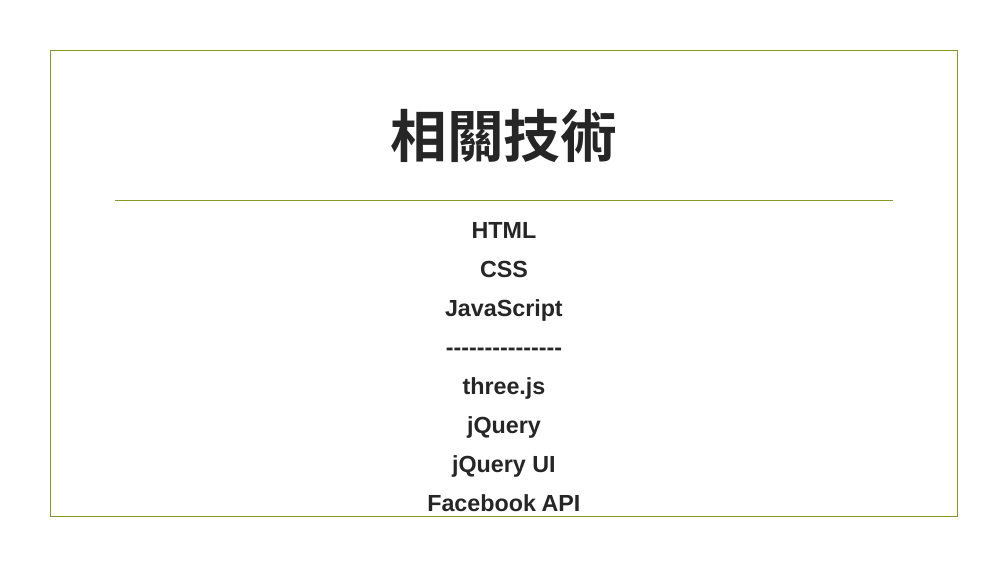
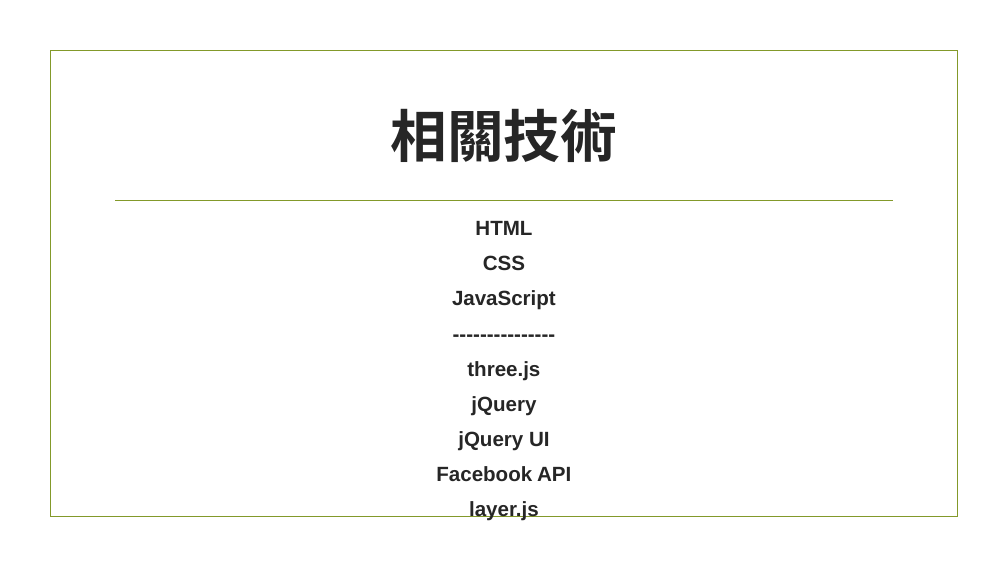
Before and after one commit to HoKuanYu/Final-Project, a slide deck: slide 7 of ppt/00557006+00557019.pptx. Drawn at 1008x567 pixels with LibreOffice and Linux fonts; fonts in the diff are those of the drawing; background and template pictures are left out. Boxes give left, top, right and bottom in pixels: in the first picture for what was removed or moved away, otherwise in the second. Text is boxed around its words. In the diff, an @@ line names an element or a change of style, - is before the commit and + after.

Commit message:
modify layer

```diff
--- a/ppt/00557006+00557019.pptx
+++ b/ppt/00557006+00557019.pptx
@@ text at box(436, 221, 571, 481): size 22.2 to 19.6 pt in "HTML", "CSS", "JavaScript", "---------------" and 4 more places @@
@@ text at box(469, 501, 539, 521): paragraph added @@
+layer.js
```
